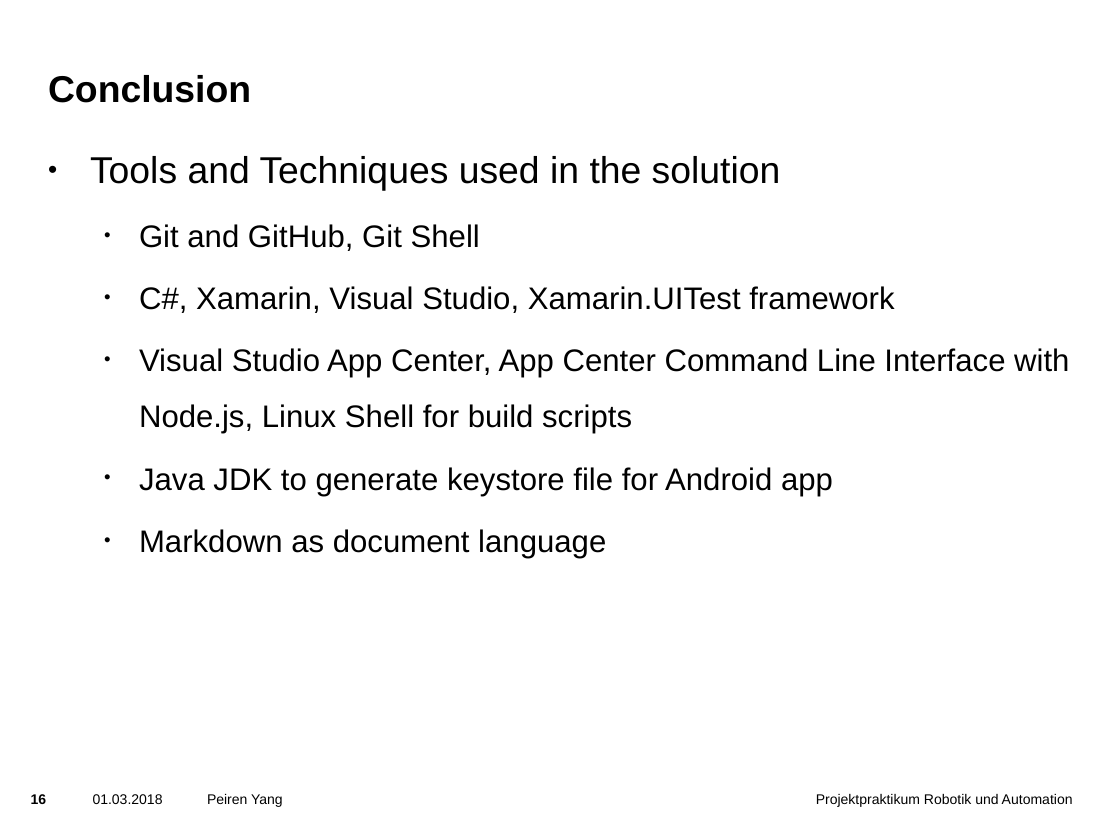
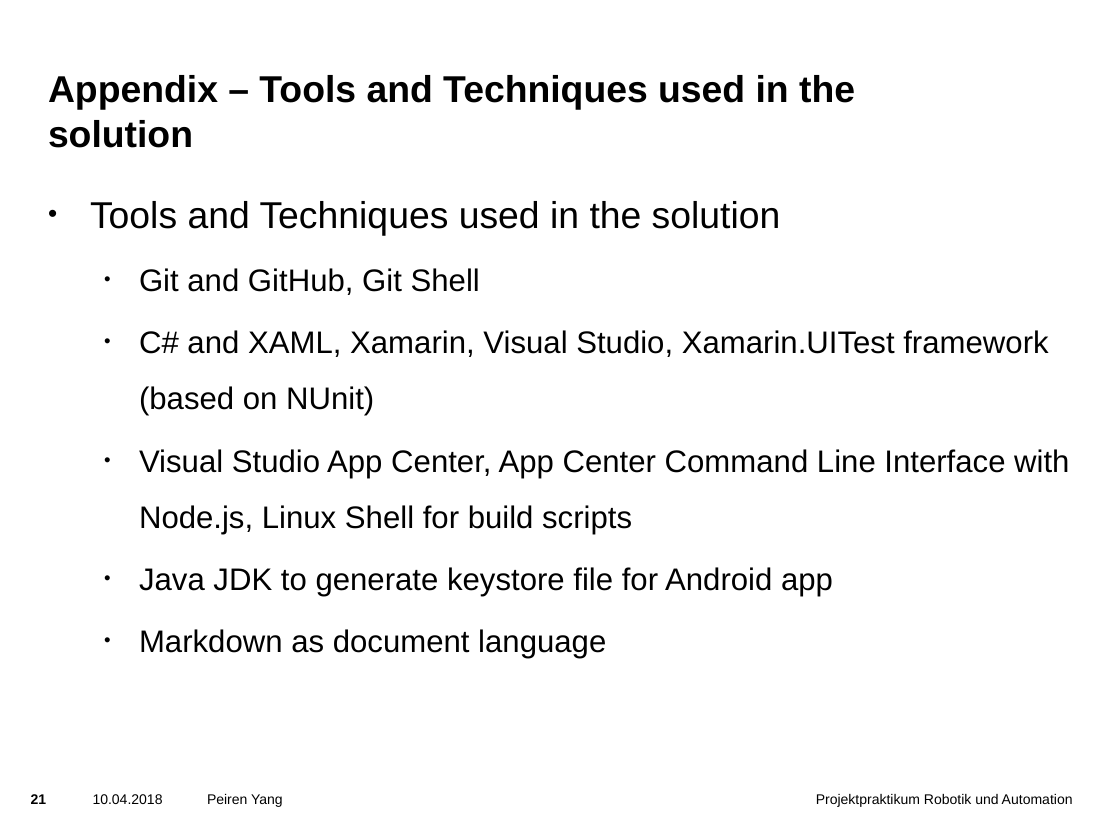
Before and after one commit to yangpeiren/SimpleCalculator, a slide deck: slide 21 of SimpleCalculator/doc/Presentation.pptx (slide 16 before the commit). Drawn at 1120x840 pixels with LibreOffice and Linux fonts; fonts in the diff are those of the drawing; background and template pictures are left out. Boxes give left, top, right and bottom in pixels: in the first picture for what was removed or moved away, otherwise in the second. Text is boxed around its words. In the diff, an @@ line names an element or a change of style, - is before the commit and + after.

```diff
--- a/SimpleCalculator/doc/Presentation.pptx
+++ b/SimpleCalculator/doc/Presentation.pptx
@@ title at box(48, 75, 855, 148): text changed @@
-Conclusion
+Appendix – Tools and Techniques used in the solution
@@ text "Tools and Techniques used in ...": place and size @@
-text "Tools and Techniques used in ..." at box(90, 156, 1069, 558)
+text "Tools and Techniques used in ..." at box(90, 201, 1069, 658)
@@ text at box(139, 330, 1048, 416): text changed @@
-  • C#, Xamarin, Visual Studio, Xamarin.UITest framework
+  • C# and XAML, Xamarin, Visual Studio, Xamarin.UITest framework (based on NUnit)
@@ page number at box(31, 794, 47, 804): text changed @@
-16
+21
@@ text at box(93, 794, 163, 804): text changed @@
-01.03.2018
+10.04.2018
```
Also in this commit, not shown: 16 other slides changed, 4 slides added.
